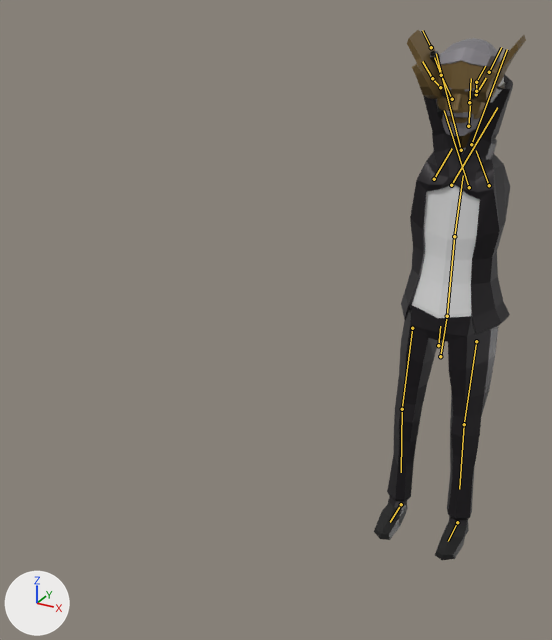
The glTF model scenes/pilot/pilot_pistol_kit.glb: old version first, new version second.
One viewpoint serves both versions: a camera (50 mm lens) standing at (0.7, -2.6, 2.07) and looking at (-0.43, -0.55, 1.04). Lighting does not change. The marker at lower left points along +X, +Y and +Z. The first picture is the older version. Both versions are drawn at frame 0 of the action 'pistol_reload'; the numbers are the values there. The bones that change, and the others that lie on the model, are drawn over the model as lines.

Names of what the first picture shows: 'PilotMesh_OK', 'PistolProp'.
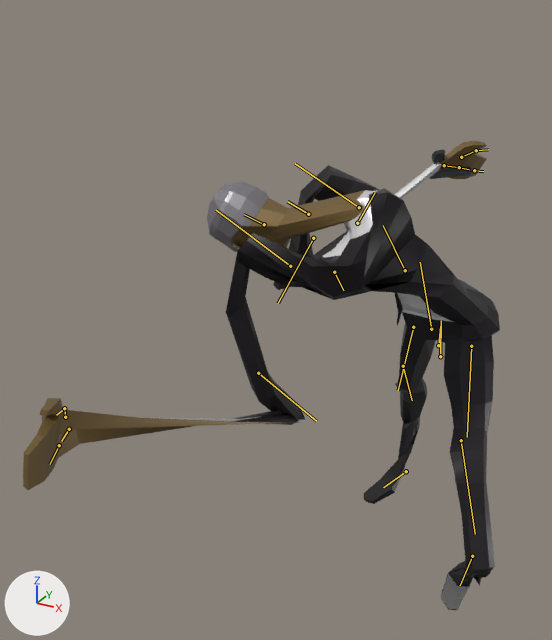
What differs and where, as boxes [x1, y1, x2, y2] in the pictures (552 x 640 px):
'PilotMesh_OK', posed (212% wider, 11% shorter)
    before: [374, 30, 526, 560]
    after: [23, 141, 500, 610]
'PistolProp', posed (mostly hidden before)
    before: [430, 51, 444, 119]
    after: [429, 150, 472, 179]
bone 'Hips', root to tip
    before: (440, 356) to (447, 316)
    after: (440, 356) to (441, 320)
bone 'Abdomen', root to tip
    before: (447, 316) to (454, 236)
    after: (431, 329) to (420, 262)
bone 'Torso', root to tip
    before: (454, 236) to (463, 175)
    after: (405, 270) to (383, 225)
bone 'Neck', root to tip
    before: (468, 126) to (470, 102)
    after: (308, 214) to (287, 201)
bone 'Head', root to tip
    before: (469, 102) to (471, 78)
    after: (264, 224) to (244, 214)
bone 'Shoulder.L', root to tip
    before: (489, 185) to (476, 150)
    after: (334, 272) to (343, 290)
bone 'UpperArm.L', root to tip
    before: (451, 185) to (497, 107)
    after: (290, 266) to (216, 210)
bone 'LowerArm.L', root to tip
    before: (471, 144) to (507, 49)
    after: (258, 373) to (316, 421)
bone 'Palm.L', root to tip
    before: (476, 94) to (486, 78)
    after: (69, 429) to (61, 441)
bone 'Shoulder.R', root to tip
    before: (434, 179) to (452, 148)
    after: (357, 223) to (375, 192)
bone 'UpperArm.R', root to tip
    before: (469, 187) to (444, 110)
    after: (359, 207) to (295, 163)
bone 'LowerArm.R', root to tip
    before: (461, 150) to (436, 53)
    after: (313, 238) to (278, 303)
bone 'Palm.R', root to tip
    before: (452, 99) to (441, 75)
    after: (444, 165) to (459, 167)
bone 'UpperLeg.L', root to tip
    before: (476, 341) to (464, 424)
    after: (471, 346) to (467, 437)
bone 'LowerLeg.L', root to tip
    before: (464, 424) to (459, 489)
    after: (461, 440) to (475, 534)
bone 'UpperLeg.R', root to tip
    before: (412, 328) to (402, 409)
    after: (413, 327) to (398, 390)
bone 'LowerLeg.R', root to tip
    before: (402, 409) to (401, 472)
    after: (403, 366) to (412, 400)
bone 'Foot.L', root to tip
    before: (457, 522) to (448, 541)
    after: (472, 556) to (460, 585)
bone 'Foot.R', root to tip
    before: (401, 504) to (390, 522)
    after: (406, 471) to (383, 487)

What the commit changed:
Bone 'Hips' (bone_hips) turns from (0, 0, 0) to (21, -13, -3) degrees about its own x, y and z.
Bone 'Abdomen' (bone_abdomen) moves from (0.0, 0.0, 0.0) to (-0.006, 0.001, 0.055).
Bone 'Abdomen' (bone_abdomen) turns from (0, 0, 0) to (2, -13, 0) degrees about its own x, y and z.
Bone 'Torso' (bone_torso) moves from (0.0, 0.0, 0.0) to (-0.007, -0.009, 0.063).
Bone 'Torso' (bone_torso) turns from (2, 0, 0) to (26, -35, -14) degrees about its own x, y and z.
Bone 'Neck' (bone_neck) moves from (0.0, 0.002, 0.013) to (-0.021, -0.002, 0.203).
Bone 'Neck' (bone_neck) turns from (0, 0, 0) to (27, -26, -2) degrees about its own x, y and z.
Bone 'Head' (bone_head) moves from (0.0, 0.002, 0.013) to (-0.034, -0.01, 0.235).
Bone 'Head' (bone_head) turns from (3, 0, 0) to (20, -4, 9) degrees about its own x, y and z.
Bone 'Shoulder.L' (bone_shoulder_l) moves from (0.0, 0.0, 0.007) to (-0.02, -0.04, 0.191).
Bone 'Shoulder.L' (bone_shoulder_l) turns from (0, 0, 70) to (-49, -70, 8) degrees about its own x, y and z.
Bone 'UpperArm.L' (bone_upperarm_l) moves from (-0.003, -0.144, 0.013) to (0.151, -0.014, -0.101).
Bone 'UpperArm.L' (bone_upperarm_l) turns from (0, 0, 0) to (108, 124, 1) degrees about its own x, y and z.
Bone 'LowerArm.L' (bone_lowerarm_l) moves from (0.007, -0.141, 0.031) to (0.432, -0.397, -0.18).
Bone 'LowerArm.L' (bone_lowerarm_l) turns from (0, 0, -8) to (16, 36, -130) degrees about its own x, y and z.
Bone 'Palm.L' (bone_palm_l) moves from (0.052, -0.148, 0.006) to (0.646, -0.933, -0.268).
Bone 'Palm.L' (bone_palm_l) turns from (0, 0, 0) to (6, -37, -112) degrees about its own x, y and z.
Bone 'Shoulder.R' (bone_shoulder_r) moves from (0.0, 0.0, 0.007) to (-0.001, 0.005, 0.075).
Bone 'Shoulder.R' (bone_shoulder_r) turns from (0, 0, -70) to (-70, 46, -23) degrees about its own x, y and z.
Bone 'UpperArm.R' (bone_upperarm_r) moves from (0.006, -0.144, 0.012) to (0.011, 0.019, -0.077).
Bone 'UpperArm.R' (bone_upperarm_r) turns from (0, 0, 0) to (55, -102, 39) degrees about its own x, y and z.
Bone 'LowerArm.R' (bone_lowerarm_r) moves from (-0.007, -0.141, 0.031) to (-0.289, -0.256, -0.072).
Bone 'LowerArm.R' (bone_lowerarm_r) turns from (0, 0, 8) to (7, -33, 93) degrees about its own x, y and z.
Bone 'Palm.R' (bone_palm_r) moves from (-0.053, -0.148, 0.007) to (-0.62, -0.61, -0.135).
Bone 'Palm.R' (bone_palm_r) turns from (0, 0, 0) to (12, -5, 92) degrees about its own x, y and z.
Bone 'UpperLeg.L' (bone_upperleg_l) moves from (0.0, 0.0, 0.0) to (-0.003, 0.004, -0.057).
Bone 'UpperLeg.L' (bone_upperleg_l) turns from (0, 0, 0) to (-13, 12, -11) degrees about its own x, y and z.
Bone 'LowerLeg.L' (bone_lowerleg_l) moves from (0.0, 0.0, 0.0) to (0.044, -0.045, -0.121).
Bone 'LowerLeg.L' (bone_lowerleg_l) turns from (0, 0, 0) to (-8, -3, -8) degrees about its own x, y and z.
Bone 'UpperLeg.R' (bone_upperleg_r) moves from (0.0, 0.0, 0.0) to (0.003, -0.005, 0.0).
Bone 'UpperLeg.R' (bone_upperleg_r) turns from (0, 0, 0) to (19, 11, 15) degrees about its own x, y and z.
Bone 'LowerLeg.R' (bone_lowerleg_r) moves from (0.0, 0.0, 0.0) to (-0.059, 0.004, 0.112).
Bone 'LowerLeg.R' (bone_lowerleg_r) turns from (0, 0, 0) to (18, 57, 14) degrees about its own x, y and z.
Bone 'Foot.L' (bone_foot_l) moves from (0.0, 0.0, 0.0) to (-0.116, 0.202, 0.033).
Bone 'Foot.L' (bone_foot_l) turns from (0, 0, 0) to (29, -180, -6) degrees about its own x, y and z.
Bone 'Foot.R' (bone_foot_r) moves from (0.0, 0.0, 0.0) to (0.05, -0.197, 0.027).
Bone 'Foot.R' (bone_foot_r) turns from (0, 0, 0) to (29, -179, -44) degrees about its own x, y and z.
